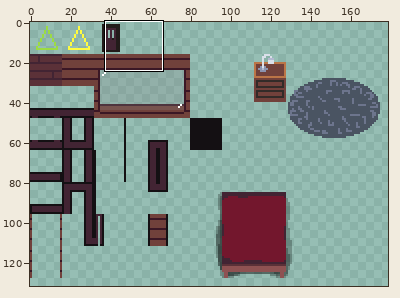
Edited in one commit: pixel-art file (assets/tileset.ase). Above: a wide view before the commit, with the close-up outlined.
Close-up. Old version:
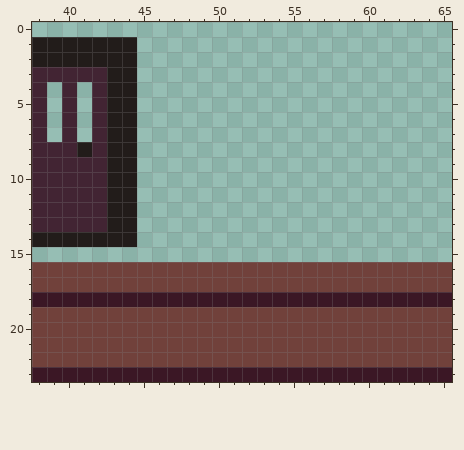
256x256 pixels, 1 frame. Shown: x 38..65, y 0..23. The wide view leaves out empty margins.
The same view after the edit:
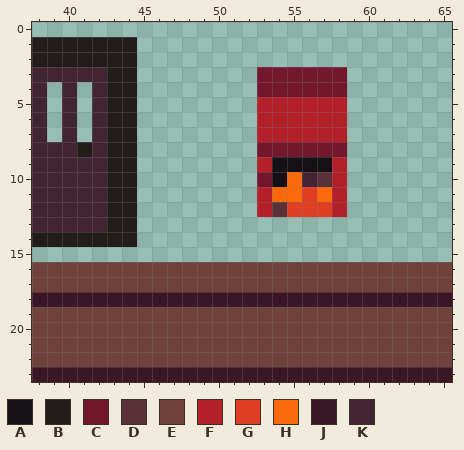
Palette (. is transparent): A #141013  B #221c1a  C #73172d  D #5b3138  E #71413b  F #b4202a  G #df3e23  H #fa6a0a  J #3b1725  K #422433
The exact change:
--- layer "Tileset"
@@ x 51..60 @@
  2 ..........
- 3 ..........
- 4 ..........
- 5 ..........
- 6 ..........
- 7 ..........
- 8 ..........
- 9 ..........
-10 ..........
-11 ..........
-12 ..........
+ 3 ..CCCCCC..
+ 4 ..CCCCCC..
+ 5 ..FFFFFF..
+ 6 ..FFFFFF..
+ 7 ..FFFFFF..
+ 8 ..CCCCCC..
+ 9 ..FAAAAF..
+10 ..CAHKDF..
+11 ..FHHGHF..
+12 ..FDGGGF..
 13 ..........
Changed places in both close-ups, as pixel boxes (x1, y1, x2, y2):
added: (257, 67, 347, 217)
